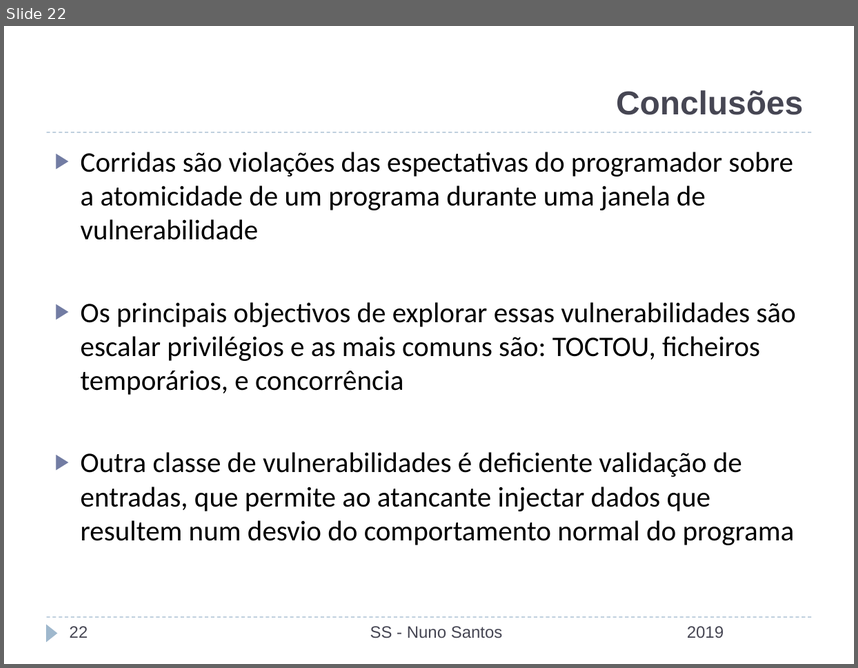
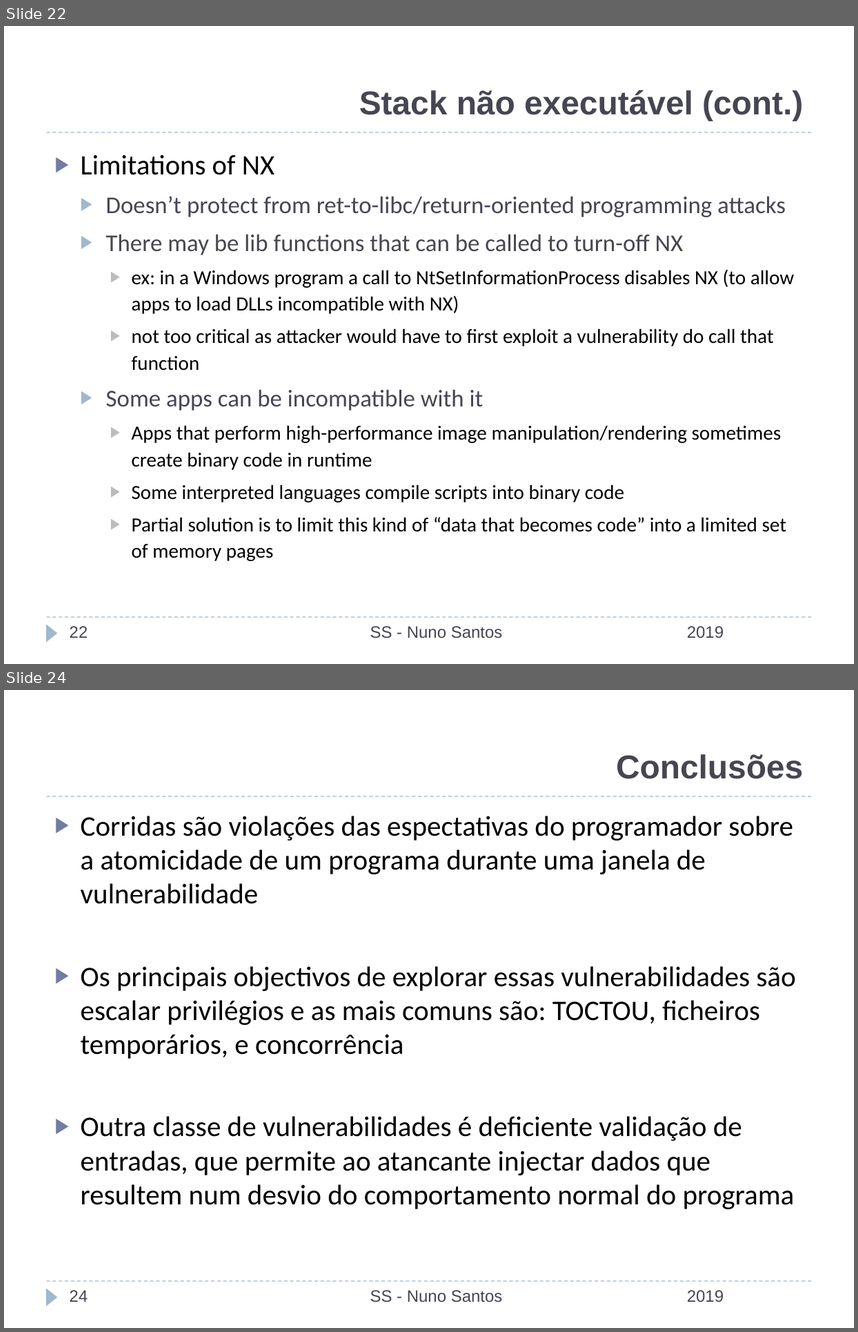
Before and after one commit to nuno-santos/acite2019, a slide deck: teoricas/acite2019-07-estatica_dinamica.pptx. Shown one above the other, each under a label of ours: slide 22 before the commit, slides 22 and 24 after it; the slides between them are not shown. The pictures are 858x668 and 858x1332 pixels, drawn with LibreOffice and Linux fonts; fonts in the diff are those of the drawing; background and template pictures are left out. Boxes give left, top, right and bottom in pixels: in the first picture for what was removed or moved away, otherwise in the second. Text is boxed around its words. In the diff, an @@ line names an element or a change of style, - is before the commit and + after.

```diff
--- a/teoricas/acite2019-07-estatica_dinamica.pptx
+++ b/teoricas/acite2019-07-estatica_dinamica.pptx
@@ slide 22 added at box(4, 26, 854, 664), background #FFFFFF; not listed: 3 template elements that a slide beside it also shows @@
@@ title added at box(359, 90, 803, 121), 28 pt, text #464653, bold @@
+Stack não executável (cont.)
@@ text added at box(81, 155, 794, 561), 17 pt, text #000000 @@
+▶ Limitations of NX
+  ▶ Doesn’t protect from ret-to-libc/return-oriented programming attacks
+  ▶ There may be lib functions that can be called to turn-off NX
+    ▶ ex: in a Windows program a call to NtSetInformationProcess disables NX (to allow apps to load DLLs incompatible with NX)
+    ▶ not too critical as attacker would have to first exploit a vulnerability do call that function
+  ▶ Some apps can be incompatible with it
+    ▶ Apps that perform high-performance image manipulation/rendering sometimes create binary code in runtime
+    ▶ Some interpreted languages compile scripts into binary code
+    ▶ Partial solution is to limit this kind of “data that becomes code” into a limited set of memory pages
@@ page number added at box(70, 626, 88, 637), 14 pt, text #464653 @@
+22
@@ text added at box(370, 626, 503, 638), 14 pt, text #464653 @@
+SS - Nuno Santos
@@ text added at box(687, 626, 724, 637), 14 pt, text #464653 @@
+2019
@@ what was slide 22 is now slide 24 @@
@@ page number at box(70, 1290, 88, 1301): text changed @@
-22
+24
```
Also in this commit, not shown: 7 slides changed, 13 other slides added, 12 slides removed.
